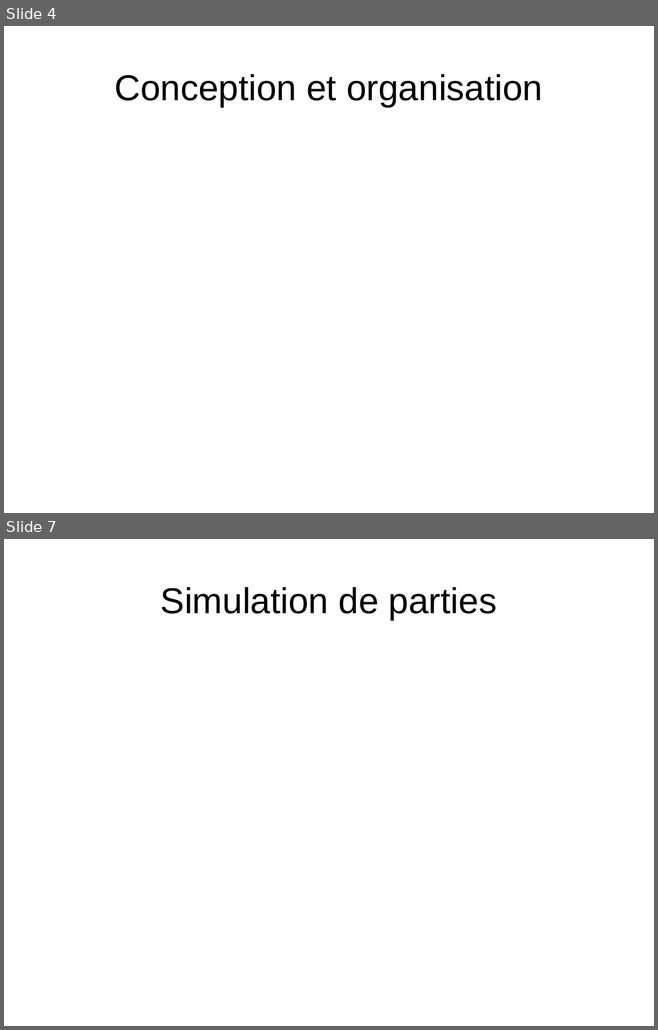
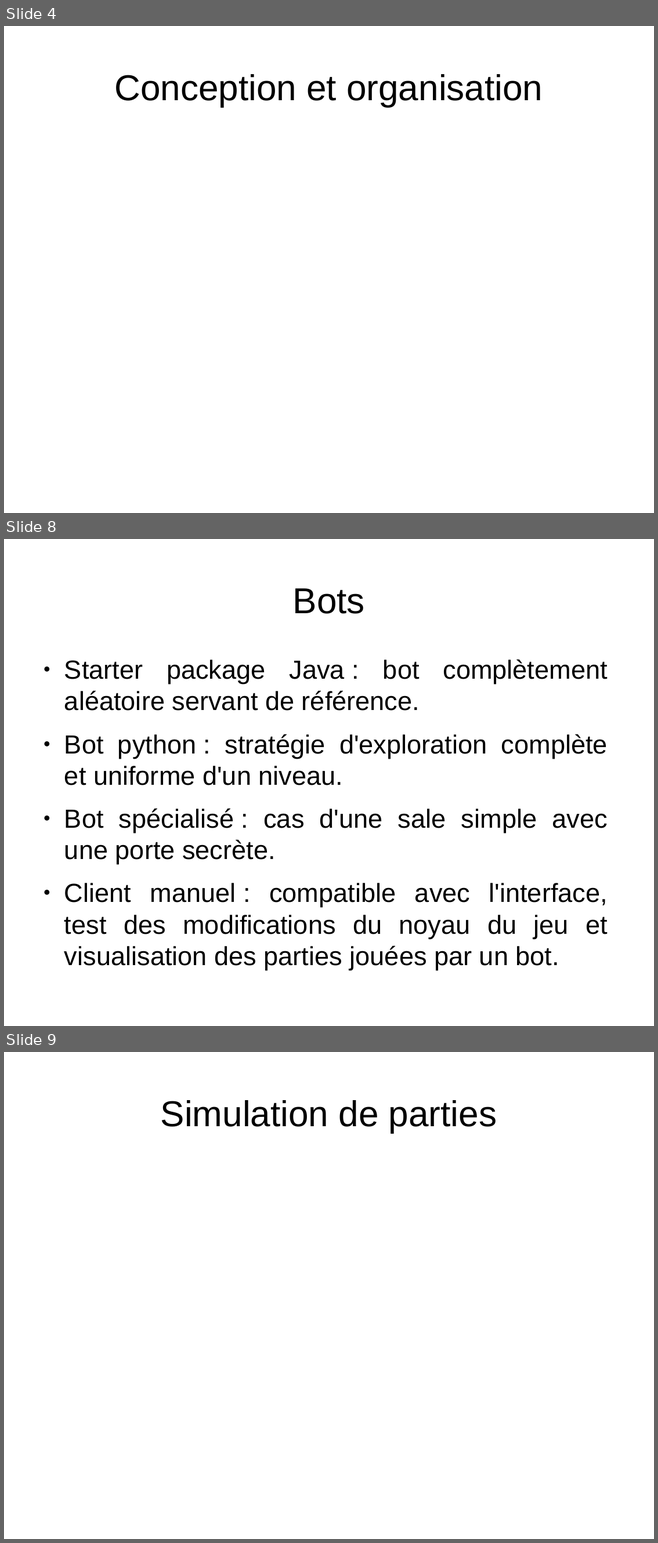
Before and after one commit to medrimonia/PFA-Nethack, a slide deck: papers/soutenance/soutenance.odp. Shown one above the other, each under a label of ours: slides 4 and 7 before the commit, slides 4, 8 and 9 after it; the slides between them are not shown. The pictures are 658x1030 and 658x1543 pixels, drawn with LibreOffice and Linux fonts; fonts in the diff are those of the drawing. Boxes give left, top, right and bottom in pixels: in the first picture for what was removed or moved away, otherwise in the second. Text is boxed around its words. In the diff, an @@ line names an element or a change of style, - is before the commit and + after.

```diff
--- a/papers/soutenance/soutenance.odp
+++ b/papers/soutenance/soutenance.odp
@@ slide 8 added at box(4, 539, 654, 1026), background #FFFFFF @@
@@ title added at box(293, 588, 365, 614), 44 pt, text #000000 @@
+Bots
@@ text added at box(64, 659, 607, 970), 32 pt, text #000000 @@
+● Starter package Java : bot complètement aléatoire servant de référence.
+● Bot python : stratégie d'exploration complète et uniforme d'un niveau.
+● Bot spécialisé : cas d'une sale simple avec une porte secrète.
+● Client manuel : compatible avec l'interface, test des modifications du noyau du jeu et visualisation des parties jouées par un bot.
@@ what was slide 7 is now slide 9 @@
```
Also in this commit, not shown: 2 slides changed, 4 other slides added, 3 slides removed.
